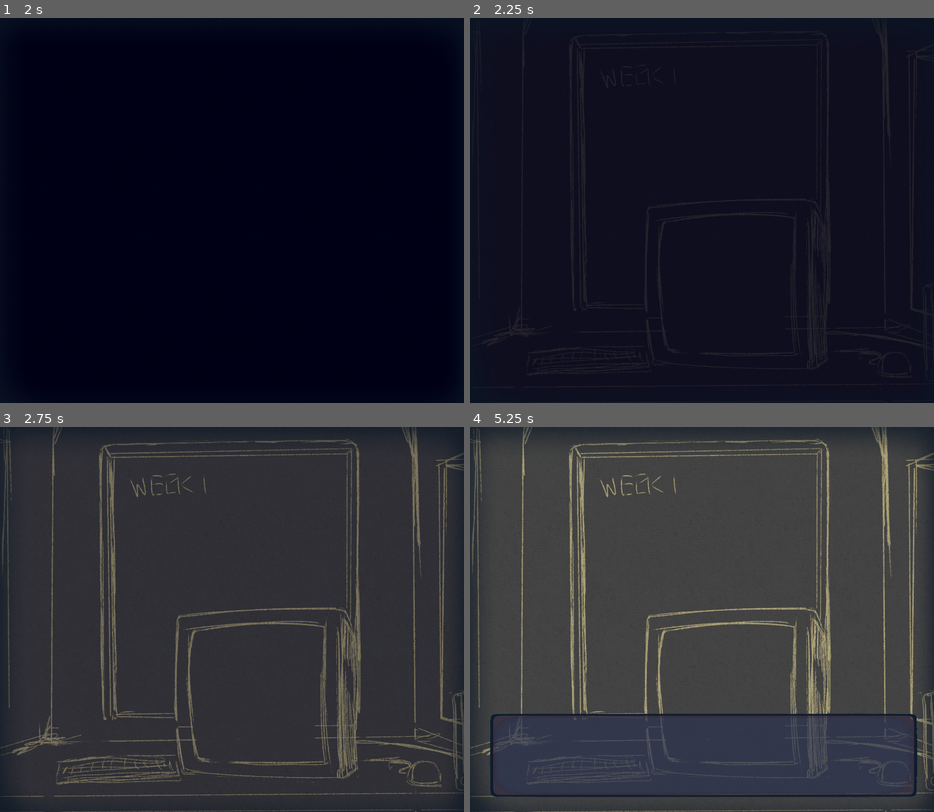
Above: before the commit, frames 1-4 (two rows, left to right).
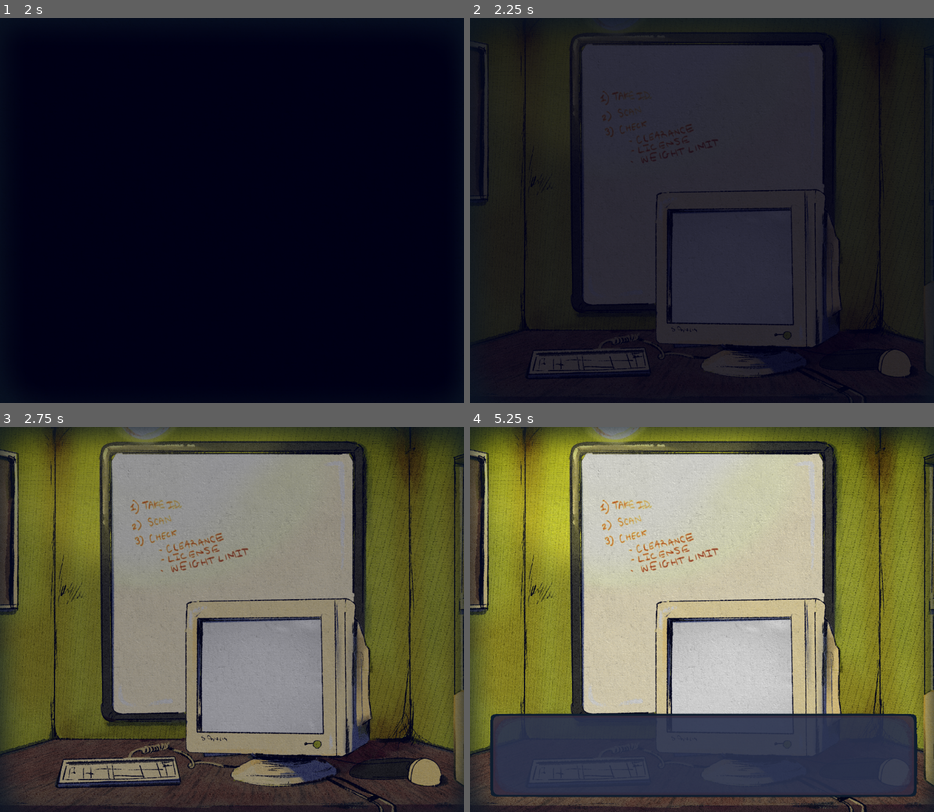
Above: after the commit, the same moments.

Repository: KURUKURURU/Project4Neo
Game: Godot game, scene res://scenes/booth_game1.tscn
Two runs of this game, one before a commit and one after it. Both use one fixed random seed, a clock stepped at 60 frames per second and the inputs below. This scene is started directly instead of the project's main scene.
Inputs (mouse positions are in pixels of both pictures, inside the frame that each line leads up to):
- Up to frame 1 (2 s): tap Enter (ui_accept) at 0.5, 0.77, 1.25 s; move the mouse to (334, 191) at 0.52 s; hold D (right) 0.53-1.25 s; click (334, 191) at 0.6 s; tap E (interact) at 0.8 s; drag from (139, 229) to (334, 191) at 1.27 s
- Up to frame 2 (2.25 s): tap Enter (ui_accept) at 2 s; move the mouse to (748, 125) at 2.02 s; hold A (left) from 2.03 s (still down); click (748, 125) at 2.1 s
- Up to frame 3 (2.75 s): keep holding A (left); tap E (interact) at 2.3 s
- Up to frame 4 (5.25 s): release A (left) at 2.75 s; drag from (678, 696) to (562, 561) at 2.77 s; tap Enter (ui_accept) at 3.5, 3.77, 4.25, 5 s; move the mouse to (841, 677) at 3.52 s; hold D (right) 3.53-4.25 s; tap Alt at 3.6 s; tap E (interact) at 3.8 s; drag from (562, 561) to (841, 677) at 4.27 s; move the mouse to (725, 619) at 5.02 s; hold D (right) from 5.03 s (still down); click (725, 619) at 5.1 s

Frame 1 is identical in both runs. In frame 2, 38% of the frame differs, in the area x 2-99%, y 3-100%; in frame 3, 83%, in the area x 0-100%, y 0-100%; in frame 4, 76%.

Commit message:
did artttt

Diff:
--- a/sleepover/scenes/booth_game1.tscn
+++ b/sleepover/scenes/booth_game1.tscn
@@ -1,16 +1,18 @@
-[gd_scene load_steps=20 format=3 uid="uid://b1tukiw0ew1lj"]
+[gd_scene load_steps=26 format=3 uid="uid://b1tukiw0ew1lj"]
 
 [ext_resource type="Script" uid="uid://ceqnqfrekwyu4" path="res://scenes/booth_game_1.gd" id="1_8p4ax"]
 [ext_resource type="PackedScene" uid="uid://ci64unodp0266" path="res://scenes/tools/talking_ui.tscn" id="2_24ock"]
 [ext_resource type="Texture2D" uid="uid://sq2s7flwqc04" path="res://images/filter.png" id="3_oirde"]
 [ext_resource type="Script" uid="uid://cqwgv6p3myr2d" path="res://scenes/cursor.gd" id="4_c1lty"]
 [ext_resource type="FontFile" uid="uid://bmjxagehe61x7" path="res://fonts/scott___.ttf" id="4_oirde"]
-[ext_resource type="Texture2D" uid="uid://yf6gcvbcssip" path="res://images/test/test.png" id="5_24ock"]
+[ext_resource type="Texture2D" uid="uid://djjljpgkd3abv" path="res://images/settings_bgs/turnsystem1.png" id="5_g0l6d"]
 [ext_resource type="AudioStream" uid="uid://m8jy1gikgd4s" path="res://sfx/scan.mp3" id="7_oirde"]
 [ext_resource type="AudioStream" uid="uid://cq7chuyob5hmb" path="res://sfx/windsmall.mp3" id="8_ln2eu"]
 [ext_resource type="AudioStream" uid="uid://c4pg00ioew26c" path="res://sfx/cicadas.mp3" id="9_d50hb"]
 [ext_resource type="AudioStream" uid="uid://bqceg1g3xh4i1" path="res://sfx/roomtone1.mp3" id="10_vfikc"]
 [ext_resource type="AudioStream" uid="uid://bnb2nxvibxmov" path="res://music/daRKNRESSSS.wav" id="11_d50hb"]
+[ext_resource type="Texture2D" uid="uid://diborw45h4ru3" path="res://images/settings_bgs/turnsystem2.png" id="12_f5wnn"]
+[ext_resource type="Texture2D" uid="uid://c6co8wv3dcp6t" path="res://images/settings_bgs/turnsystem3.png" id="13_dttfu"]
 
 [sub_resource type="Animation" id="Animation_nmf60"]
 length = 0.001
@@ -67,6 +69,10 @@
 [sub_resource type="RectangleShape2D" id="RectangleShape2D_oirde"]
 size = Vector2(308.5, 492.5)
 
+[sub_resource type="CapsuleShape2D" id="CapsuleShape2D_1e40v"]
+radius = 113.0
+height = 592.0
+
 [sub_resource type="CircleShape2D" id="CircleShape2D_8p4ax"]
 radius = 35.510563
 
@@ -74,7 +80,44 @@
 radius = 177.63446
 
 [sub_resource type="RectangleShape2D" id="RectangleShape2D_24ock"]
-size = Vector2(333.5, 484)
+size = Vector2(482.5, 516)
+
+[sub_resource type="Animation" id="Animation_svwcg"]
+resource_name = "door_open"
+length = 0.406
+tracks/0/type = "value"
+tracks/0/imported = false
+tracks/0/enabled = true
+tracks/0/path = NodePath("../bg:texture")
+tracks/0/interp = 1
+tracks/0/loop_wrap = true
+tracks/0/keys = {
+"times": PackedFloat32Array(0, 0.16666666, 0.33333334),
+"transitions": PackedFloat32Array(1, 1, 1),
+"update": 1,
+"values": [ExtResource("5_g0l6d"), ExtResource("12_f5wnn"), ExtResource("13_dttfu")]
+}
+
+[sub_resource type="Animation" id="Animation_cs4w5"]
+length = 0.001
+tracks/0/type = "value"
+tracks/0/imported = false
+tracks/0/enabled = true
+tracks/0/path = NodePath("../bg:texture")
+tracks/0/interp = 1
+tracks/0/loop_wrap = true
+tracks/0/keys = {
+"times": PackedFloat32Array(0),
+"transitions": PackedFloat32Array(1),
+"update": 1,
+"values": [ExtResource("5_g0l6d")]
+}
+
+[sub_resource type="AnimationLibrary" id="AnimationLibrary_hodh1"]
+_data = {
+&"RESET": SubResource("Animation_cs4w5"),
+&"door_open": SubResource("Animation_svwcg")
+}
 
 [node name="bg1" type="Node2D"]
 script = ExtResource("1_8p4ax")
@@ -120,19 +163,25 @@
 text = "sedfasefwe"
 horizontal_alignment = 2
 
+[node name="bg2" type="ColorRect" parent="."]
+offset_top = -923.0
+offset_right = 3900.0
+offset_bottom = 157.0
+scale = Vector2(1.7156413, 1.7156413)
+color = Color(0, 0, 0, 0.762)
+
 [node name="bg" type="TextureRect" parent="."]
 offset_top = -923.0
 offset_right = 3900.0
 offset_bottom = 157.0
 scale = Vector2(1.7156413, 1.7156413)
-texture = ExtResource("5_24ock")
+texture = ExtResource("5_g0l6d")
 
 [node name="movement" type="TextureRect" parent="."]
 offset_top = -923.0
 offset_right = 3900.0
 offset_bottom = 157.0
 scale = Vector2(1.7156413, 1.7156413)
-texture = ExtResource("5_24ock")
 
 [node name="Camera2D" type="Camera2D" parent="."]
 position = Vector2(3345, 0)
@@ -148,6 +197,7 @@
 drag_horizontal_enabled = true
 
 [node name="Jane" type="Area2D" parent="."]
+position = Vector2(275, -32)
 
 [node name="TextureButton" type="TextureButton" parent="Jane"]
 offset_left = 330.0
@@ -160,6 +210,21 @@
 position = Vector2(475.75, 34.75)
 shape = SubResource("RectangleShape2D_oirde")
 
+[node name="Window" type="Area2D" parent="."]
+position = Vector2(172, 196)
+
+[node name="TextureButton" type="TextureButton" parent="Window"]
+offset_left = 227.0
+offset_top = -156.0
+offset_right = 711.0
+focus_mode = 0
+
+[node name="CollisionShape2D" type="CollisionShape2D" parent="Window"]
+position = Vector2(474, -59.999992)
+rotation = 1.5707964
+scale = Vector2(0.6946962, 0.8546968)
+shape = SubResource("CapsuleShape2D_1e40v")
+
 [node name="Cursor" type="Area2D" parent="."]
 script = ExtResource("4_c1lty")
 
@@ -176,7 +241,7 @@
 position = Vector2(5681, -213)
 
 [node name="CollisionShape2D" type="CollisionShape2D" parent="Scanner"]
-position = Vector2(-1137.75, 760)
+position = Vector2(-1063.25, 783)
 shape = SubResource("RectangleShape2D_24ock")
 
 [node name="beep" type="AudioStreamPlayer2D" parent="."]
@@ -190,7 +255,6 @@
 stream = ExtResource("8_ln2eu")
 volume_db = 18.176
 pitch_scale = 0.72
-autoplay = true
 panning_strength = 3.0
 
 [node name="wind2" type="AudioStreamPlayer2D" parent="."]
@@ -202,20 +266,20 @@
 panning_strength = 3.0
 
 [node name="cicadas" type="AudioStreamPlayer2D" parent="."]
-position = Vector2(5783, -676)
+position = Vector2(5784, -675)
 stream = ExtResource("9_d50hb")
-volume_db = -12.116
-pitch_scale = 0.72
-autoplay = true
-panning_strength = 3.0
+volume_db = -20.194
+pitch_scale = 0.72
+autoplay = true
+panning_strength = 2.33
 
 [node name="roomtone" type="AudioStreamPlayer2D" parent="."]
-position = Vector2(3345, 728)
+position = Vector2(2171, 547)
 stream = ExtResource("10_vfikc")
 volume_db = 10.098
-pitch_scale = 0.72
-autoplay = true
-panning_strength = 3.0
+autoplay = true
+max_distance = 4096.0
+attenuation = 0.6830193
 
 [node name="darknessssss" type="AudioStreamPlayer" parent="."]
 stream = ExtResource("11_d50hb")
@@ -223,4 +287,11 @@
 pitch_scale = 0.71
 autoplay = true
 
+[node name="window" type="AnimationPlayer" parent="."]
+root_node = NodePath("../wind2")
+libraries = {
+&"": SubResource("AnimationLibrary_hodh1")
+}
+
 [connection signal="pressed" from="Jane/TextureButton" to="." method="Woman"]
+[connection signal="pressed" from="Window/TextureButton" to="." method="openDoor"]
--- a/sleepover/scenes/booth_game_1.gd
+++ b/sleepover/scenes/booth_game_1.gd
@@ -11,6 +11,9 @@
 @onready var scanner = $Scanner
 @onready var movement_texture = $movement
 @onready var beep = $beep
+@onready var window_animation = $window
+@onready var window = $Window
+@onready var window_A = $Window/CollisionShape2D
 
 @onready var t = $top/talking_ui
 @onready var sprite = $top/talking_ui/Sprite
@@ -24,6 +27,7 @@
 var talking = false
 var follow = false
 var processing = false
+var door_open = false
 
 signal putdown
 signal pickup
@@ -59,11 +63,18 @@
 		follow = false
 		return
 
-	if jane.overlaps_area(cursor):
+	elif jane.overlaps_area(cursor) and door_open:
 		interact("Woman")
 
 		if Input.is_action_just_pressed("click"):
+			Woman()
 			pass
+	elif window.overlaps_area(cursor):
+		interact("Open?")
+
+		if Input.is_action_just_pressed("click"):
+			await wait(1)
+			$wind.play()
 
 	elif id.overlaps_area(cursor):
 		if holding and processing:
@@ -137,10 +148,12 @@
 
 func Woman() -> void:
 	talking = true
+
 	await speak("", "There's someone over there.","", "", "")
 	await speak("", "Nice to know I'm not alone. ","", "", "")
 	await speak("", "[wave]Though that could be bad thing too...","", "", "")
 	await speak("", "Wonder how she got the job.","", "", "")
+
 	e()
 
 	talking = false
@@ -155,3 +168,13 @@
 
 func wait(seconds: float) -> void:
 	await get_tree().create_timer(seconds).timeout
+
+
+func openDoor() -> void:
+	if door_open:
+		return
+
+	window_animation.play("door_open")
+	await window_animation.animation_finished
+	door_open = true
+	window_A.disabled = true
--- a/sleepover/scenes/tools/talking_ui.tscn
+++ b/sleepover/scenes/tools/talking_ui.tscn
@@ -667,6 +667,16 @@
 script = ExtResource("1_yy8gy")
 
 [node name="UI_RECT" parent="." instance=ExtResource("1_w8cav")]
+z_index = -1
+offset_left = 67.0
+offset_top = 796.0
+offset_right = 1098.7483
+offset_bottom = 1152.0
+scale = Vector2(1.1785818, 0.70139295)
+texture = ExtResource("3_j03vm")
+
+[node name="UI_RECT2" parent="." instance=ExtResource("1_w8cav")]
+z_index = -1
 offset_left = 67.0
 offset_top = 796.0
 offset_right = 1098.7483
Binary file added: sleepover/images/settings_bgs/turnsystem1.png
Not shown, added: sleepover/images/settings_bgs/turnsystem1.png.import
Binary file added: sleepover/images/settings_bgs/turnsystem2.png
Not shown, added: sleepover/images/settings_bgs/turnsystem2.png.import
Binary file added: sleepover/images/settings_bgs/turnsystem3.png
Not shown, added: sleepover/images/settings_bgs/turnsystem3.png.import
Binary file added: sleepover/images/test/computer_test_final.png
Not shown, added: sleepover/images/test/computer_test_final.png.import
Binary file added: sleepover/images/test/testturnsystem_v2.png
Not shown, added: sleepover/images/test/testturnsystem_v2.png.import
Binary file added: sleepover/images/testturnsystem_v2_2.png
Not shown, added: sleepover/images/testturnsystem_v2_2.png.import
(and 2 more such lines)
